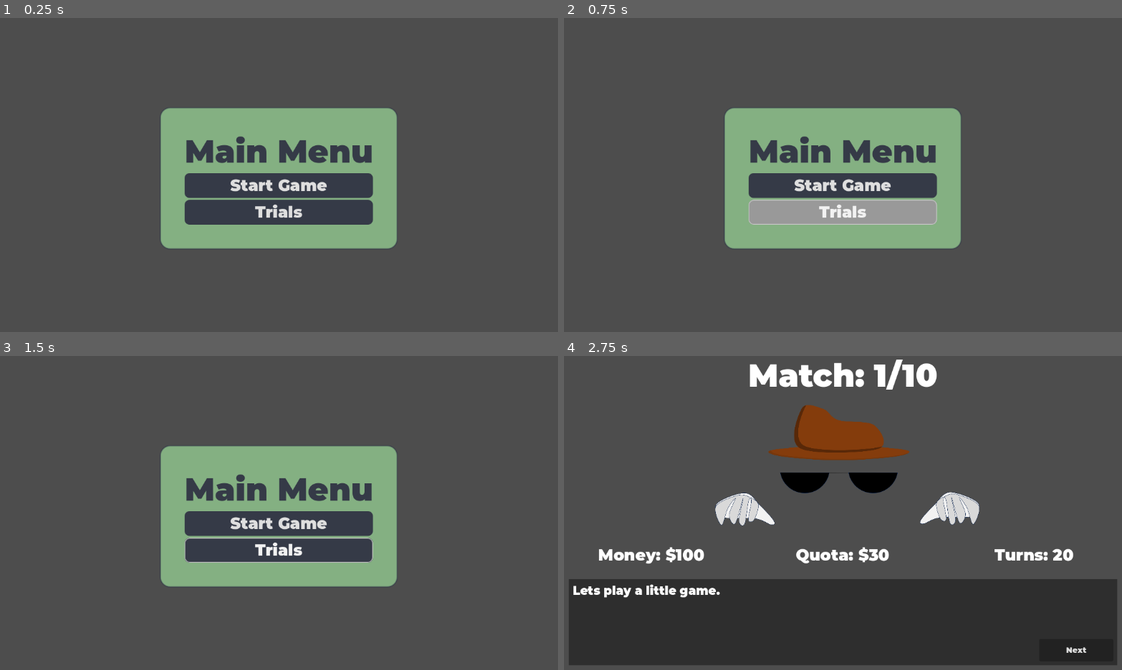
Above: before the commit, frames 1-4 (two rows, left to right).
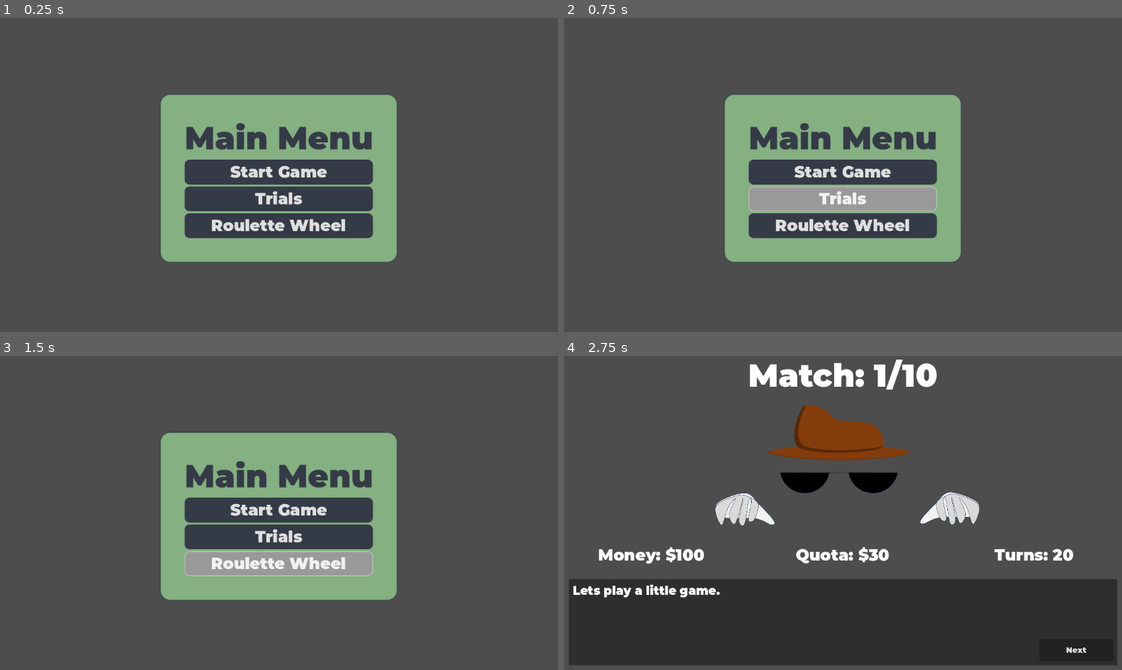
Above: after the commit, the same moments.

Repository: DauntingOcean44/Greedy-Pig
Game: Godot game, scene res://main.tscn
Two runs of this game, one before a commit and one after it. Both use one fixed random seed, a clock stepped at 60 frames per second and the inputs below.
Inputs (mouse positions are in pixels of both pictures, inside the frame that each line leads up to):
- Up to frame 1 (0.25 s): no input
- Up to frame 2 (0.75 s): click "Trials" at 0.5 s
- Up to frame 3 (1.5 s): click (279, 563) at 1.25 s, where only the run after the commit has a clickable "Roulette Wheel"
- Up to frame 4 (2.75 s): click "Start Game" at 2 s

The runs differ from the first frame. In frame 1, 10% of the frame differs, in the area x 28-72%, y 24-78%; in frame 2, 12%; in frame 3, 10%; in frame 4, nothing differs.

Commit message:
Added more trials GUI
All that is needed now is the histogram.

Diff:
--- a/menu_hud.tscn
+++ b/menu_hud.tscn
@@ -42,4 +42,8 @@
 layout_mode = 2
 text = "Trials"
 
+[node name="StartRoulette" type="Button" parent="Control/CenterContainer/PanelContainer/VBoxContainer"]
+layout_mode = 2
+text = "Roulette Wheel"
+
 [connection signal="button_up" from="Control/CenterContainer/PanelContainer/VBoxContainer/StartGame" to="." method="_on_start_game_button_up"]
--- /dev/null
+++ b/roulette_hud.tscn
@@ -0,0 +1,11 @@
+[gd_scene format=3 uid="uid://bdvs6cc6u4uj6"]
+
+[node name="RouletteHud" type="CanvasLayer"]
+
+[node name="Control" type="Control" parent="."]
+layout_mode = 3
+anchors_preset = 15
+anchor_right = 1.0
+anchor_bottom = 1.0
+grow_horizontal = 2
+grow_vertical = 2
--- a/themes/trials_style.tres
+++ b/themes/trials_style.tres
@@ -17,6 +17,20 @@
 content_margin_right = 30.0
 content_margin_bottom = 5.0
 bg_color = Color(0.0431373, 0.12549, 0.152941, 1)
+
+[sub_resource type="StyleBoxFlat" id="StyleBoxFlat_rxuk6"]
+content_margin_left = 5.0
+content_margin_top = 5.0
+content_margin_right = 5.0
+content_margin_bottom = 5.0
+bg_color = Color(0.439216, 0.662745, 0.631373, 1)
+
+[sub_resource type="StyleBoxFlat" id="StyleBoxFlat_ewae8"]
+content_margin_left = 10.0
+content_margin_top = 10.0
+content_margin_right = 10.0
+content_margin_bottom = 10.0
+bg_color = Color(0.439216, 0.662745, 0.631373, 1)
 
 [sub_resource type="StyleBoxFlat" id="StyleBoxFlat_i5sth"]
 content_margin_left = 30.0
@@ -70,8 +84,13 @@
 Immutable/colors/font_outline_color = Color(1, 1, 1, 1)
 Immutable/styles/normal = SubResource("StyleBoxFlat_vt3ft")
 Mutable/base_type = &"Label"
+Mutable/styles/normal = SubResource("StyleBoxFlat_rxuk6")
+PanelContainerSlider/base_type = &"PanelContainer"
+PanelContainerSlider/styles/panel = SubResource("StyleBoxFlat_ewae8")
 ParentPanelContainer/base_type = &"PanelContainer"
 ParentPanelContainer/styles/panel = SubResource("StyleBoxFlat_i5sth")
+SuperTitle/base_type = &"Label"
+SuperTitle/font_sizes/font_size = 32
 TabContainer/font_sizes/font_size = 18
 TabContainer/styles/panel = SubResource("StyleBoxFlat_6x0k1")
 TabContainer/styles/tab_focus = SubResource("StyleBoxFlat_bnvxs")
--- a/trials_content.tscn
+++ b/trials_content.tscn
@@ -15,6 +15,7 @@
 anchors_preset = 15
 anchor_right = 1.0
 anchor_bottom = 1.0
+offset_top = 36.0
 grow_horizontal = 2
 grow_vertical = 2
 
@@ -27,8 +28,7 @@
 layout_mode = 2
 
 [node name="Control" type="Control" parent="CenterContainer/PanelContainer/HBoxContainer"]
-clip_contents = true
-custom_minimum_size = Vector2(300, 300)
+custom_minimum_size = Vector2(500, 500)
 layout_mode = 2
 
 [node name="CenterContainer" type="CenterContainer" parent="CenterContainer/PanelContainer/HBoxContainer/Control"]
@@ -83,6 +83,7 @@
 vertical_alignment = 1
 
 [node name="Value1" type="Label" parent="CenterContainer/PanelContainer/HBoxContainer/Control/CenterContainer/VBoxContainer/PanelContainer/VBoxContainer/CenterContainer/PanelContainer/GridContainer"]
+custom_minimum_size = Vector2(120, 0)
 layout_mode = 2
 size_flags_horizontal = 3
 size_flags_vertical = 6
@@ -94,6 +95,7 @@
 vertical_alignment = 1
 
 [node name="Chance1" type="Label" parent="CenterContainer/PanelContainer/HBoxContainer/Control/CenterContainer/VBoxContainer/PanelContainer/VBoxContainer/CenterContainer/PanelContainer/GridContainer"]
+custom_minimum_size = Vector2(120, 0)
 layout_mode = 2
 size_flags_horizontal = 3
 size_flags_vertical = 6
@@ -105,6 +107,7 @@
 vertical_alignment = 1
 
 [node name="Value2" type="Label" parent="CenterContainer/PanelContainer/HBoxContainer/Control/CenterContainer/VBoxContainer/PanelContainer/VBoxContainer/CenterContainer/PanelContainer/GridContainer"]
+custom_minimum_size = Vector2(120, 0)
 layout_mode = 2
 size_flags_horizontal = 3
 size_flags_vertical = 6
@@ -116,6 +119,7 @@
 vertical_alignment = 1
 
 [node name="Chance2" type="Label" parent="CenterContainer/PanelContainer/HBoxContainer/Control/CenterContainer/VBoxContainer/PanelContainer/VBoxContainer/CenterContainer/PanelContainer/GridContainer"]
+custom_minimum_size = Vector2(120, 0)
 layout_mode = 2
 size_flags_horizontal = 3
 size_flags_vertical = 6
@@ -126,6 +130,7 @@
 vertical_alignment = 1
 
 [node name="Value3" type="Label" parent="CenterContainer/PanelContainer/HBoxContainer/Control/CenterContainer/VBoxContainer/PanelContainer/VBoxContainer/CenterContainer/PanelContainer/GridContainer"]
+custom_minimum_size = Vector2(120, 0)
 layout_mode = 2
 size_flags_horizontal = 3
 size_flags_vertical = 6
@@ -136,6 +141,7 @@
 vertical_alignment = 1
 
 [node name="Chance3" type="Label" parent="CenterContainer/PanelContainer/HBoxContainer/Control/CenterContainer/VBoxContainer/PanelContainer/VBoxContainer/CenterContainer/PanelContainer/GridContainer"]
+custom_minimum_size = Vector2(120, 0)
 layout_mode = 2
 size_flags_horizontal = 3
 size_flags_vertical = 6
@@ -146,46 +152,229 @@
 horizontal_alignment = 1
 vertical_alignment = 1
 
-[node name="SelectWagerLabel" type="Label" parent="CenterContainer/PanelContainer/HBoxContainer/Control/CenterContainer/VBoxContainer"]
+[node name="PanelContainer2" type="PanelContainer" parent="CenterContainer/PanelContainer/HBoxContainer/Control/CenterContainer/VBoxContainer"]
+layout_mode = 2
+theme_type_variation = &"ChildPanelContainer"
+
+[node name="VBoxContainer" type="VBoxContainer" parent="CenterContainer/PanelContainer/HBoxContainer/Control/CenterContainer/VBoxContainer/PanelContainer2"]
+layout_mode = 2
+
+[node name="SelectWagerLabel" type="Label" parent="CenterContainer/PanelContainer/HBoxContainer/Control/CenterContainer/VBoxContainer/PanelContainer2/VBoxContainer"]
 layout_mode = 2
 theme_type_variation = &"Title"
 text = "Select Wager"
 horizontal_alignment = 1
 vertical_alignment = 1
 
-[node name="VBoxContainer2" type="VBoxContainer" parent="CenterContainer/PanelContainer/HBoxContainer"]
-layout_mode = 2
-
-[node name="QuotaGraphLabel" type="Label" parent="CenterContainer/PanelContainer/HBoxContainer/VBoxContainer2"]
+[node name="PanelContainer" type="PanelContainer" parent="CenterContainer/PanelContainer/HBoxContainer/Control/CenterContainer/VBoxContainer/PanelContainer2/VBoxContainer"]
+layout_mode = 2
+theme_type_variation = &"PanelContainerSlider"
+
+[node name="VBoxContainer" type="VBoxContainer" parent="CenterContainer/PanelContainer/HBoxContainer/Control/CenterContainer/VBoxContainer/PanelContainer2/VBoxContainer/PanelContainer"]
+layout_mode = 2
+
+[node name="HBoxContainer" type="HBoxContainer" parent="CenterContainer/PanelContainer/HBoxContainer/Control/CenterContainer/VBoxContainer/PanelContainer2/VBoxContainer/PanelContainer/VBoxContainer"]
+layout_mode = 2
+
+[node name="MoneyA" type="Label" parent="CenterContainer/PanelContainer/HBoxContainer/Control/CenterContainer/VBoxContainer/PanelContainer2/VBoxContainer/PanelContainer/VBoxContainer/HBoxContainer"]
+custom_minimum_size = Vector2(120, 0)
+layout_mode = 2
+theme_type_variation = &"Immutable"
+text = "$1"
+horizontal_alignment = 1
+vertical_alignment = 1
+
+[node name="Control" type="Control" parent="CenterContainer/PanelContainer/HBoxContainer/Control/CenterContainer/VBoxContainer/PanelContainer2/VBoxContainer/PanelContainer/VBoxContainer/HBoxContainer"]
+custom_minimum_size = Vector2(120, 0)
+layout_mode = 2
+
+[node name="SliderA" type="HSlider" parent="CenterContainer/PanelContainer/HBoxContainer/Control/CenterContainer/VBoxContainer/PanelContainer2/VBoxContainer/PanelContainer/VBoxContainer/HBoxContainer/Control"]
+layout_mode = 1
+anchors_preset = 15
+anchor_right = 1.0
+anchor_bottom = 1.0
+grow_horizontal = 2
+grow_vertical = 2
+
+[node name="AmountA" type="Label" parent="CenterContainer/PanelContainer/HBoxContainer/Control/CenterContainer/VBoxContainer/PanelContainer2/VBoxContainer/PanelContainer/VBoxContainer/HBoxContainer"]
+custom_minimum_size = Vector2(120, 0)
+layout_mode = 2
+theme_type_variation = &"Immutable"
+text = "x5"
+horizontal_alignment = 1
+vertical_alignment = 1
+
+[node name="HBoxContainer2" type="HBoxContainer" parent="CenterContainer/PanelContainer/HBoxContainer/Control/CenterContainer/VBoxContainer/PanelContainer2/VBoxContainer/PanelContainer/VBoxContainer"]
+layout_mode = 2
+
+[node name="MoneyB" type="Label" parent="CenterContainer/PanelContainer/HBoxContainer/Control/CenterContainer/VBoxContainer/PanelContainer2/VBoxContainer/PanelContainer/VBoxContainer/HBoxContainer2"]
+custom_minimum_size = Vector2(120, 0)
+layout_mode = 2
+theme_type_variation = &"Immutable"
+text = "$3
+"
+horizontal_alignment = 1
+vertical_alignment = 1
+
+[node name="Control" type="Control" parent="CenterContainer/PanelContainer/HBoxContainer/Control/CenterContainer/VBoxContainer/PanelContainer2/VBoxContainer/PanelContainer/VBoxContainer/HBoxContainer2"]
+custom_minimum_size = Vector2(120, 0)
+layout_mode = 2
+
+[node name="SliderB" type="HSlider" parent="CenterContainer/PanelContainer/HBoxContainer/Control/CenterContainer/VBoxContainer/PanelContainer2/VBoxContainer/PanelContainer/VBoxContainer/HBoxContainer2/Control"]
+layout_mode = 1
+anchors_preset = 15
+anchor_right = 1.0
+anchor_bottom = 1.0
+grow_horizontal = 2
+grow_vertical = 2
+
+[node name="AmountB" type="Label" parent="CenterContainer/PanelContainer/HBoxContainer/Control/CenterContainer/VBoxContainer/PanelContainer2/VBoxContainer/PanelContainer/VBoxContainer/HBoxContainer2"]
+custom_minimum_size = Vector2(120, 0)
+layout_mode = 2
+theme_type_variation = &"Immutable"
+text = "x5"
+horizontal_alignment = 1
+vertical_alignment = 1
+
+[node name="HBoxContainer3" type="HBoxContainer" parent="CenterContainer/PanelContainer/HBoxContainer/Control/CenterContainer/VBoxContainer/PanelContainer2/VBoxContainer/PanelContainer/VBoxContainer"]
+layout_mode = 2
+
+[node name="MoneyC" type="Label" parent="CenterContainer/PanelContainer/HBoxContainer/Control/CenterContainer/VBoxContainer/PanelContainer2/VBoxContainer/PanelContainer/VBoxContainer/HBoxContainer3"]
+custom_minimum_size = Vector2(120, 0)
+layout_mode = 2
+theme_type_variation = &"Immutable"
+text = "$5
+"
+horizontal_alignment = 1
+vertical_alignment = 1
+
+[node name="Control" type="Control" parent="CenterContainer/PanelContainer/HBoxContainer/Control/CenterContainer/VBoxContainer/PanelContainer2/VBoxContainer/PanelContainer/VBoxContainer/HBoxContainer3"]
+custom_minimum_size = Vector2(120, 0)
+layout_mode = 2
+
+[node name="SliderC" type="HSlider" parent="CenterContainer/PanelContainer/HBoxContainer/Control/CenterContainer/VBoxContainer/PanelContainer2/VBoxContainer/PanelContainer/VBoxContainer/HBoxContainer3/Control"]
+layout_mode = 1
+anchors_preset = 15
+anchor_right = 1.0
+anchor_bottom = 1.0
+grow_horizontal = 2
+grow_vertical = 2
+
+[node name="AmountC" type="Label" parent="CenterContainer/PanelContainer/HBoxContainer/Control/CenterContainer/VBoxContainer/PanelContainer2/VBoxContainer/PanelContainer/VBoxContainer/HBoxContainer3"]
+custom_minimum_size = Vector2(120, 0)
+layout_mode = 2
+theme_type_variation = &"Immutable"
+text = "x5"
+horizontal_alignment = 1
+vertical_alignment = 1
+
+[node name="Outcomes" type="Control" parent="CenterContainer/PanelContainer/HBoxContainer"]
+custom_minimum_size = Vector2(500, 0)
+layout_mode = 2
+
+[node name="CenterContainer" type="CenterContainer" parent="CenterContainer/PanelContainer/HBoxContainer/Outcomes"]
+layout_mode = 1
+anchors_preset = 15
+anchor_right = 1.0
+anchor_bottom = 1.0
+grow_horizontal = 2
+grow_vertical = 2
+
+[node name="VBoxContainer2" type="VBoxContainer" parent="CenterContainer/PanelContainer/HBoxContainer/Outcomes/CenterContainer"]
+layout_mode = 2
+
+[node name="Title" type="Label" parent="CenterContainer/PanelContainer/HBoxContainer/Outcomes/CenterContainer/VBoxContainer2"]
 layout_mode = 2
 theme_type_variation = &"Title"
 text = "Quota Outcomes"
 
-[node name="HBoxContainer" type="HBoxContainer" parent="CenterContainer/PanelContainer/HBoxContainer/VBoxContainer2"]
-layout_mode = 2
-
-[node name="VBoxContainer" type="VBoxContainer" parent="CenterContainer/PanelContainer/HBoxContainer/VBoxContainer2/HBoxContainer"]
-layout_mode = 2
-
-[node name="BinWidthLabel" type="Label" parent="CenterContainer/PanelContainer/HBoxContainer/VBoxContainer2/HBoxContainer/VBoxContainer"]
-layout_mode = 2
-theme_type_variation = &"Subtitle"
-text = "Bin Width"
-
-[node name="TrialsLabel" type="Label" parent="CenterContainer/PanelContainer/HBoxContainer/VBoxContainer2/HBoxContainer/VBoxContainer"]
-layout_mode = 2
-theme_type_variation = &"Subtitle"
-text = "Trials"
-
-[node name="VBoxContainer2" type="VBoxContainer" parent="CenterContainer/PanelContainer/HBoxContainer/VBoxContainer2/HBoxContainer"]
-layout_mode = 2
-
-[node name="AverageVLabel" type="Label" parent="CenterContainer/PanelContainer/HBoxContainer/VBoxContainer2/HBoxContainer/VBoxContainer2"]
-layout_mode = 2
-theme_type_variation = &"Subtitle"
-text = "Average Value"
-
-[node name="ExpectedQLabel" type="Label" parent="CenterContainer/PanelContainer/HBoxContainer/VBoxContainer2/HBoxContainer/VBoxContainer2"]
-layout_mode = 2
-theme_type_variation = &"Subtitle"
-text = "Expected Quota"
+[node name="HBoxContainer2" type="HBoxContainer" parent="CenterContainer/PanelContainer/HBoxContainer/Outcomes/CenterContainer/VBoxContainer2"]
+layout_mode = 2
+
+[node name="PanelContainer" type="PanelContainer" parent="CenterContainer/PanelContainer/HBoxContainer/Outcomes/CenterContainer/VBoxContainer2/HBoxContainer2"]
+layout_mode = 2
+theme_type_variation = &"ChildPanelContainer"
+
+[node name="VBoxContainer2" type="VBoxContainer" parent="CenterContainer/PanelContainer/HBoxContainer/Outcomes/CenterContainer/VBoxContainer2/HBoxContainer2/PanelContainer"]
+layout_mode = 2
+
+[node name="HBoxContainer" type="HBoxContainer" parent="CenterContainer/PanelContainer/HBoxContainer/Outcomes/CenterContainer/VBoxContainer2/HBoxContainer2/PanelContainer/VBoxContainer2"]
+layout_mode = 2
+
+[node name="BinWidthLabel" type="Label" parent="CenterContainer/PanelContainer/HBoxContainer/Outcomes/CenterContainer/VBoxContainer2/HBoxContainer2/PanelContainer/VBoxContainer2/HBoxContainer"]
+custom_minimum_size = Vector2(100, 0)
+layout_mode = 2
+theme_type_variation = &"Subtitle"
+text = "Bin Width: "
+
+[node name="BinAmount" type="Label" parent="CenterContainer/PanelContainer/HBoxContainer/Outcomes/CenterContainer/VBoxContainer2/HBoxContainer2/PanelContainer/VBoxContainer2/HBoxContainer"]
+custom_minimum_size = Vector2(100, 0)
+layout_mode = 2
+theme_type_variation = &"Mutable"
+text = "5"
+horizontal_alignment = 1
+vertical_alignment = 1
+
+[node name="VBoxContainer" type="VBoxContainer" parent="CenterContainer/PanelContainer/HBoxContainer/Outcomes/CenterContainer/VBoxContainer2/HBoxContainer2/PanelContainer/VBoxContainer2"]
+layout_mode = 2
+
+[node name="HBoxContainer" type="HBoxContainer" parent="CenterContainer/PanelContainer/HBoxContainer/Outcomes/CenterContainer/VBoxContainer2/HBoxContainer2/PanelContainer/VBoxContainer2/VBoxContainer"]
+layout_mode = 2
+
+[node name="BinWidthLabel" type="Label" parent="CenterContainer/PanelContainer/HBoxContainer/Outcomes/CenterContainer/VBoxContainer2/HBoxContainer2/PanelContainer/VBoxContainer2/VBoxContainer/HBoxContainer"]
+custom_minimum_size = Vector2(100, 0)
+layout_mode = 2
+theme_type_variation = &"Subtitle"
+text = "Trials:"
+
+[node name="BinAmount" type="Label" parent="CenterContainer/PanelContainer/HBoxContainer/Outcomes/CenterContainer/VBoxContainer2/HBoxContainer2/PanelContainer/VBoxContainer2/VBoxContainer/HBoxContainer"]
+custom_minimum_size = Vector2(100, 0)
+layout_mode = 2
+theme_type_variation = &"Mutable"
+text = "5"
+horizontal_alignment = 1
+vertical_alignment = 1
+
+[node name="PanelContainer2" type="PanelContainer" parent="CenterContainer/PanelContainer/HBoxContainer/Outcomes/CenterContainer/VBoxContainer2/HBoxContainer2"]
+layout_mode = 2
+theme_type_variation = &"ChildPanelContainer"
+
+[node name="VBoxContainer2" type="VBoxContainer" parent="CenterContainer/PanelContainer/HBoxContainer/Outcomes/CenterContainer/VBoxContainer2/HBoxContainer2/PanelContainer2"]
+layout_mode = 2
+
+[node name="HBoxContainer" type="HBoxContainer" parent="CenterContainer/PanelContainer/HBoxContainer/Outcomes/CenterContainer/VBoxContainer2/HBoxContainer2/PanelContainer2/VBoxContainer2"]
+layout_mode = 2
+
+[node name="BinWidthLabel" type="Label" parent="CenterContainer/PanelContainer/HBoxContainer/Outcomes/CenterContainer/VBoxContainer2/HBoxContainer2/PanelContainer2/VBoxContainer2/HBoxContainer"]
+custom_minimum_size = Vector2(100, 0)
+layout_mode = 2
+theme_type_variation = &"Subtitle"
+text = "Avg. Value: "
+
+[node name="BinAmount" type="Label" parent="CenterContainer/PanelContainer/HBoxContainer/Outcomes/CenterContainer/VBoxContainer2/HBoxContainer2/PanelContainer2/VBoxContainer2/HBoxContainer"]
+custom_minimum_size = Vector2(100, 0)
+layout_mode = 2
+theme_type_variation = &"Immutable"
+text = "5"
+horizontal_alignment = 1
+vertical_alignment = 1
+
+[node name="VBoxContainer" type="VBoxContainer" parent="CenterContainer/PanelContainer/HBoxContainer/Outcomes/CenterContainer/VBoxContainer2/HBoxContainer2/PanelContainer2/VBoxContainer2"]
+layout_mode = 2
+
+[node name="HBoxContainer" type="HBoxContainer" parent="CenterContainer/PanelContainer/HBoxContainer/Outcomes/CenterContainer/VBoxContainer2/HBoxContainer2/PanelContainer2/VBoxContainer2/VBoxContainer"]
+layout_mode = 2
+
+[node name="BinWidthLabel" type="Label" parent="CenterContainer/PanelContainer/HBoxContainer/Outcomes/CenterContainer/VBoxContainer2/HBoxContainer2/PanelContainer2/VBoxContainer2/VBoxContainer/HBoxContainer"]
+custom_minimum_size = Vector2(100, 0)
+layout_mode = 2
+theme_type_variation = &"Subtitle"
+text = "Avg. Quota:"
+
+[node name="BinAmount" type="Label" parent="CenterContainer/PanelContainer/HBoxContainer/Outcomes/CenterContainer/VBoxContainer2/HBoxContainer2/PanelContainer2/VBoxContainer2/VBoxContainer/HBoxContainer"]
+custom_minimum_size = Vector2(100, 0)
+layout_mode = 2
+theme_type_variation = &"Immutable"
+text = "5"
+horizontal_alignment = 1
+vertical_alignment = 1
--- a/trials_hud.tscn
+++ b/trials_hud.tscn
@@ -85,3 +85,16 @@
 layout_mode = 2
 focus_mode = 0
 metadata/_tab_index = 9
+
+[node name="Label" type="Label" parent="Control"]
+z_index = 13
+layout_mode = 1
+anchors_preset = 15
+anchor_right = 1.0
+anchor_bottom = 1.0
+offset_top = 64.0
+grow_horizontal = 2
+grow_vertical = 2
+theme_override_font_sizes/font_size = 64
+text = "Run Trials"
+horizontal_alignment = 1
Not shown: 1 places in themes/trials_style.tres that only renumber resources
